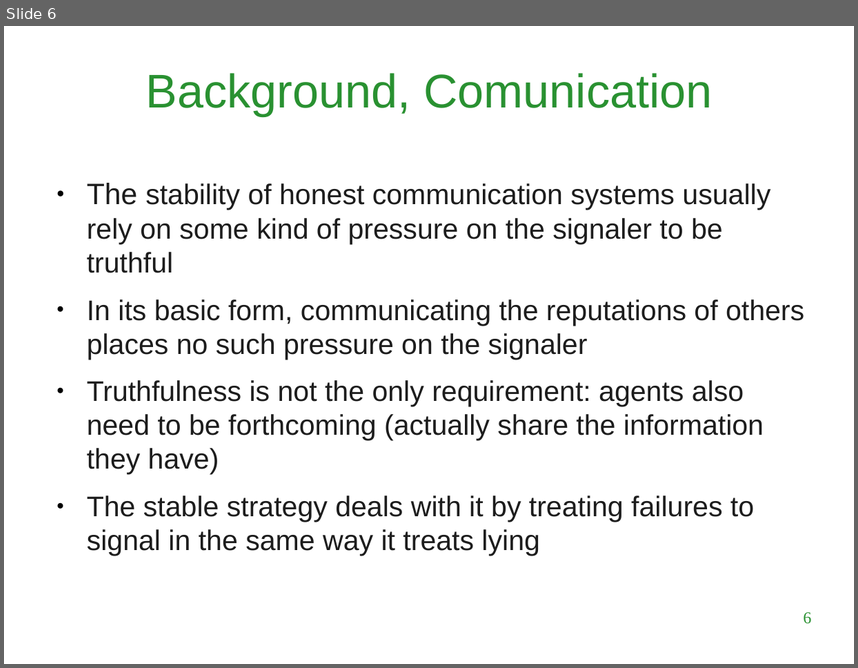
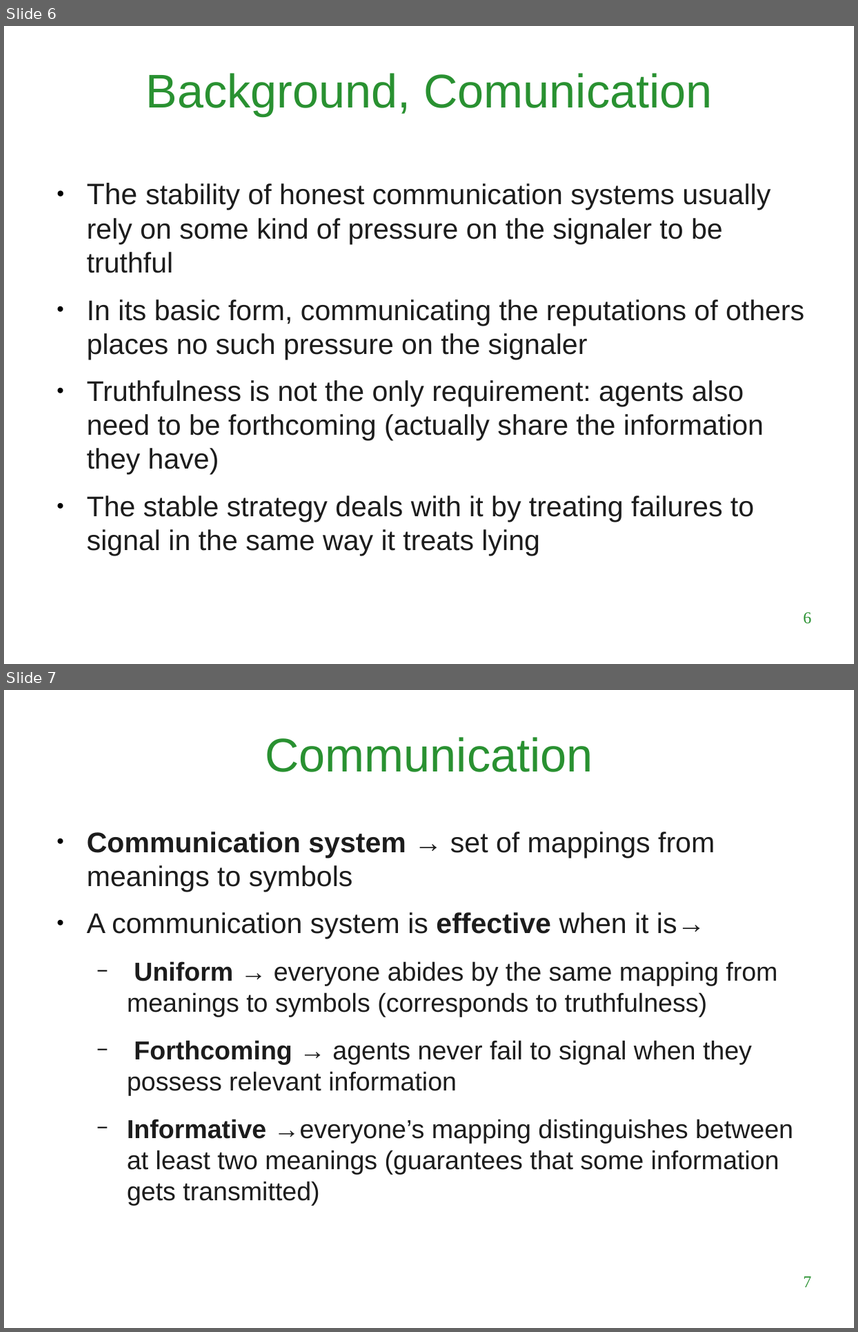
Before and after one commit to LuigiBrosNin/UNI, a slide deck: Master first year/Complex systems and network science/Tit_for_tatting_presentation.odp. Shown one above the other, each under a label of ours: slide 6 before the commit, slides 6 and 7 after it. The pictures are 858x668 and 858x1332 pixels, drawn with LibreOffice and Linux fonts; fonts in the diff are those of the drawing; background and template pictures are left out. Boxes give left, top, right and bottom in pixels: in the first picture for what was removed or moved away, otherwise in the second. Text is boxed around its words. In the diff, an @@ line names an element or a change of style, - is before the commit and + after.

```diff
--- a/Master first year/Complex systems and network science/Tit_for_tatting_presentation.odp
+++ b/Master first year/Complex systems and network science/Tit_for_tatting_presentation.odp
@@ slide 7 added at <box>4,690,854,1328</box>, background #FFFFFF @@
@@ title added at <box>265,737,593,772</box>, 40 pt, text #299131 @@
+Communication
@@ text added at <box>87,831,793,1205</box>, 22 pt, text #1C1C1C @@
+● Communication system → set of mappings from meanings to symbols
+● A communication system is effective when it is→
+  − Uniform → everyone abides by the same mapping from meanings to symbols (corresponds to truthfulness)
+  − Forthcoming → agents never fail to signal when they possess relevant information
+  − Informative →everyone’s mapping distinguishes between at least two meanings (guarantees that some information gets transmitted)
@@ page number added at <box>803,1276,811,1287</box>, 14 pt, text #299131 @@
+7
```
Also in this commit, not shown: 2 slides changed, 6 other slides added, 2 slides removed, 1 other file.
